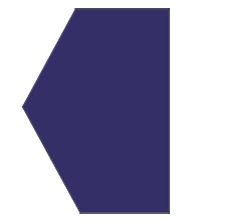
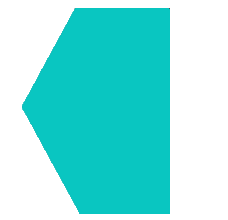
Comparing the layer stacks of the two 228x220 images. Changes:
painted on "Layer 4" over left=22, top=8, right=170, bottom=214
